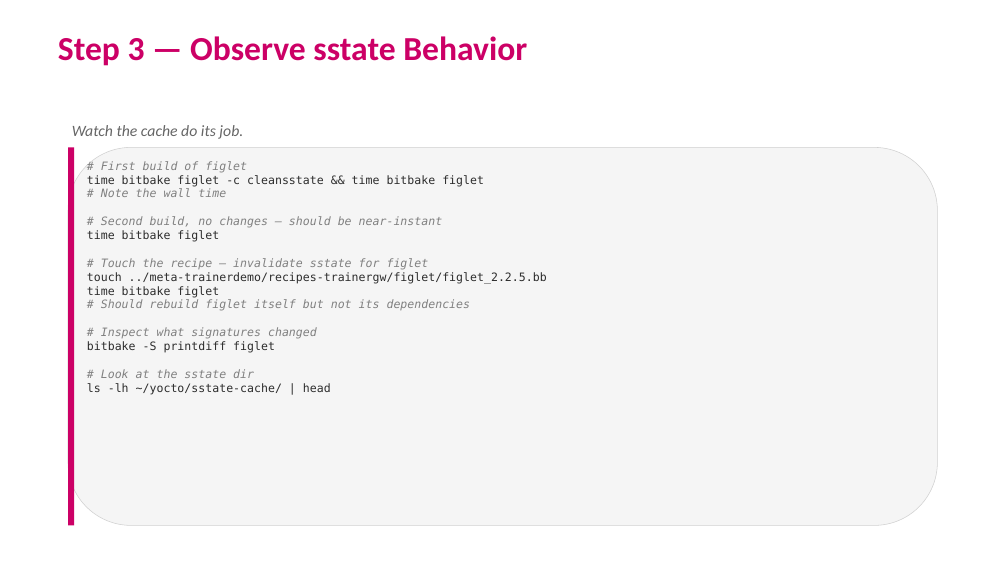
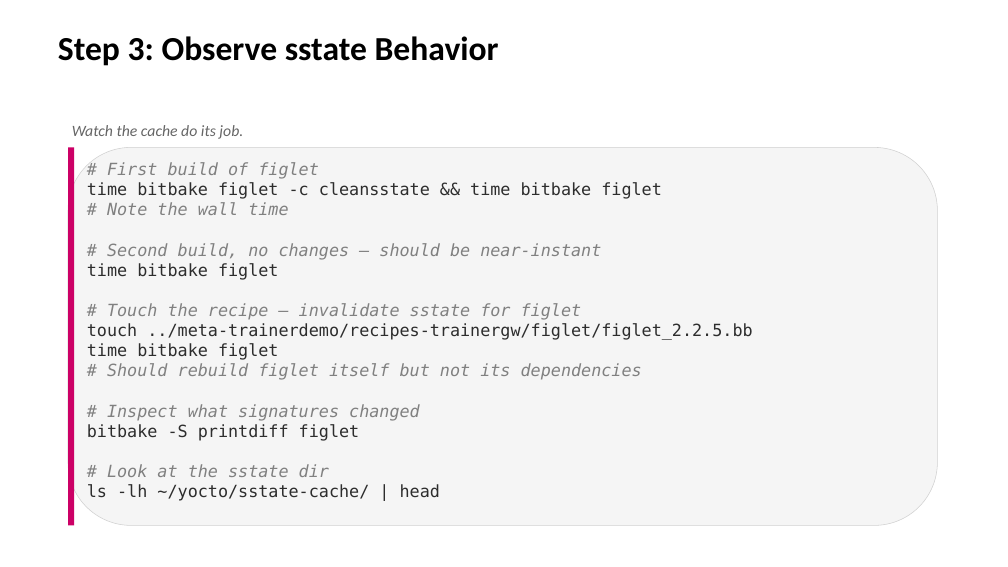
Before and after one commit to EmertxeInfoTech/Allegion-Training-Materials, a slide deck: slide 5 of yocto_training_all_session_decks/session_decks/D2S7_HandsOn.pptx. Drawn at 1008x567 pixels with LibreOffice and Linux fonts; fonts in the diff are those of the drawing; background and template pictures are left out. Boxes give left, top, right and bottom in pixels: in the first picture for what was removed or moved away, otherwise in the second. Text is boxed around its words. In the diff, an @@ line names an element or a change of style, - is before the commit and + after.

```diff
--- a/yocto_training_all_session_decks/session_decks/D2S7_HandsOn.pptx
+++ b/yocto_training_all_session_decks/session_decks/D2S7_HandsOn.pptx
@@ title at [58,36,499,66]: text changed; text colour #CC0066 to #000000 @@
-Step 3 — Observe sstate Behavior
+Step 3: Observe sstate Behavior
@@ text "# First build of figlet" at [87,162,752,501]: size 11 to 16 pt @@
```
Also in this commit, not shown: 6 other slides changed, 18 other files.
